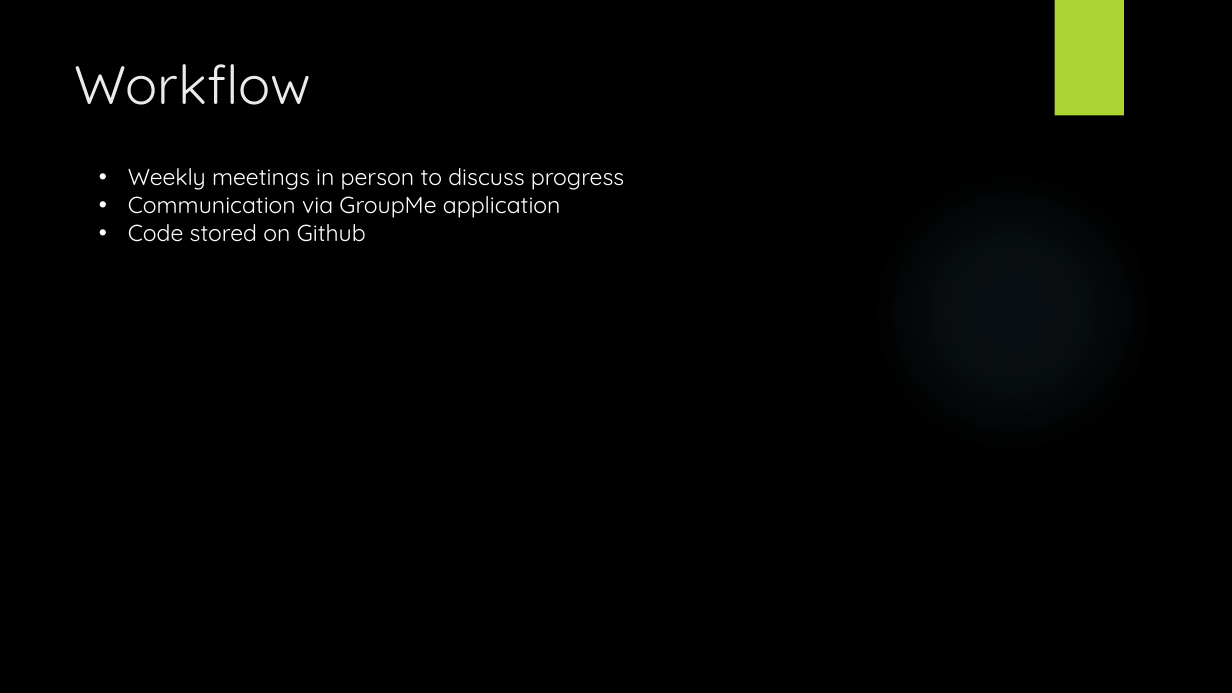
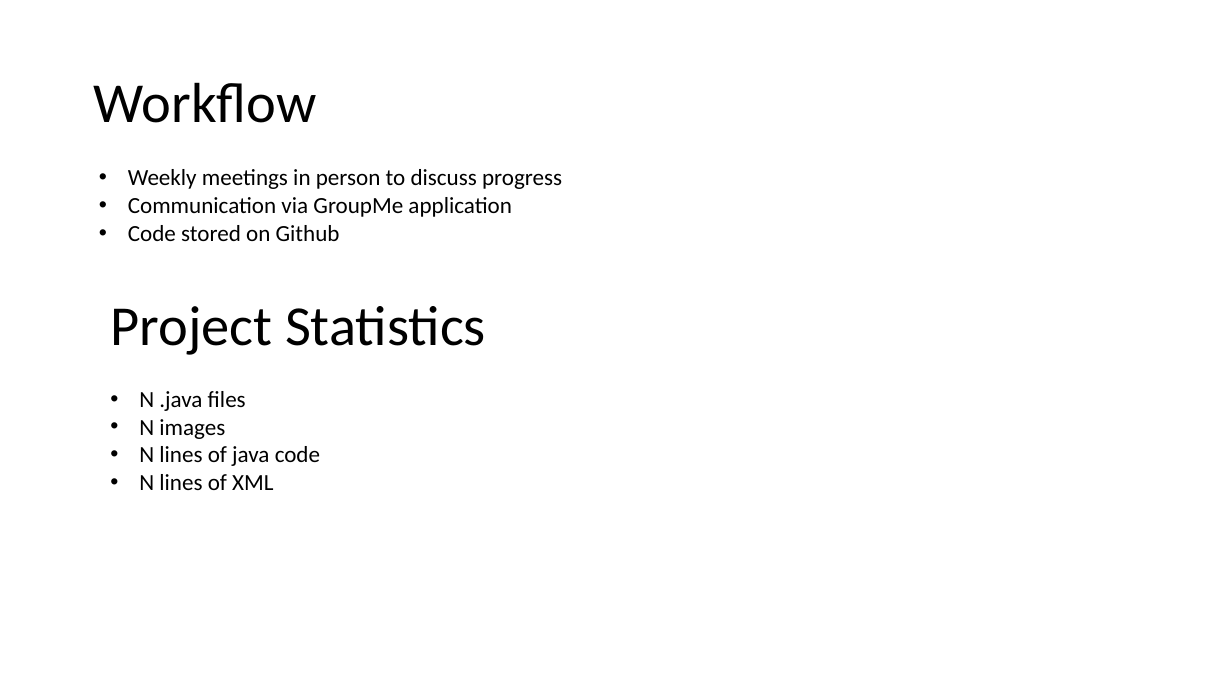
Before and after one commit to SeanMitchell1994/CS321_SP2019, a slide deck: slide 4 of report/Final Project.pptx. Drawn at 1232x693 pixels with LibreOffice and Linux fonts; fonts in the diff are those of the drawing; background and template pictures are left out. Boxes give left, top, right and bottom in pixels: in the first picture for what was removed or moved away, otherwise in the second. Text is boxed around its words. In the diff, an @@ line names an element or a change of style, - is before the commit and + after.

```diff
--- a/report/Final Project.pptx
+++ b/report/Final Project.pptx
@@ background picture (left out) to #FFFFFF @@
@@ rectangle removed at [1055,0,1124,116] @@
@@ title "Workflow": place and size @@
-title "Workflow" at [75,64,312,105]
+title "Workflow" at [94,82,317,123]
@@ title "Workflow" at [94,82,317,123]: size 42 to 44 pt, font Quicksand to Calibri, text colour #EBEBEB to #000000; line spacing 1 to 0.9; vertical alignment top to middle @@
@@ text "Weekly meetings in person to ..." at [128,169,562,241]: font Quicksand to Calibri, text colour #FFFFFF to #000000 @@
@@ ellipse removed at [870,169,1154,454] @@
@@ text added at [110,306,486,490], 18 pt, text #000000 @@
+Project Statistics
+• N .java files
+• N images
+• N lines of java code
+• N lines of XML
```
Also in this commit, not shown: 11 other slides changed, 1 other file.
